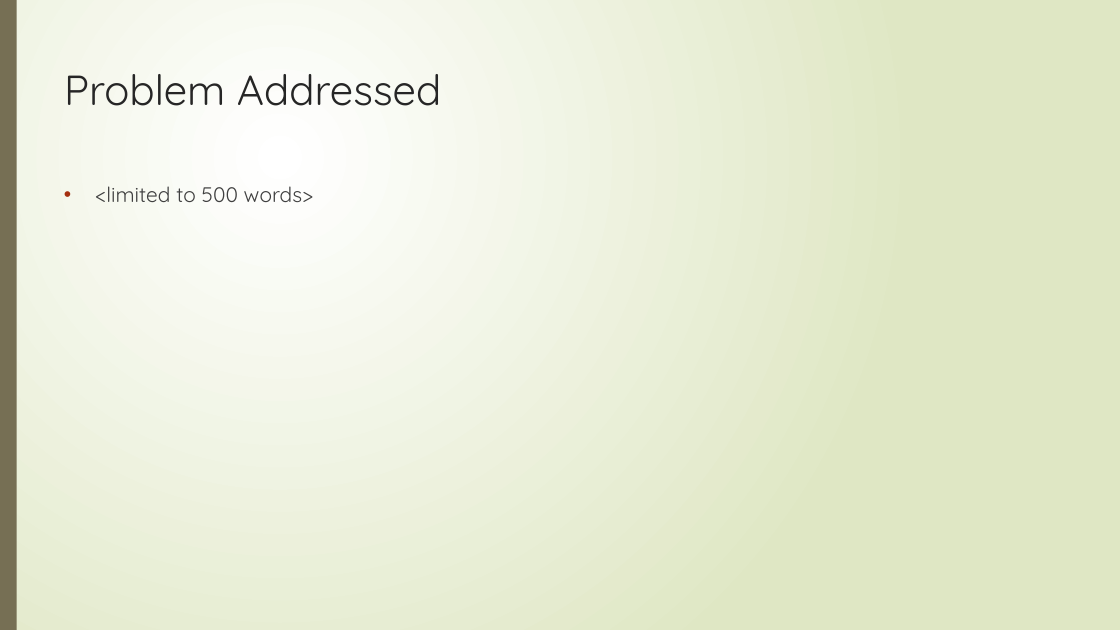
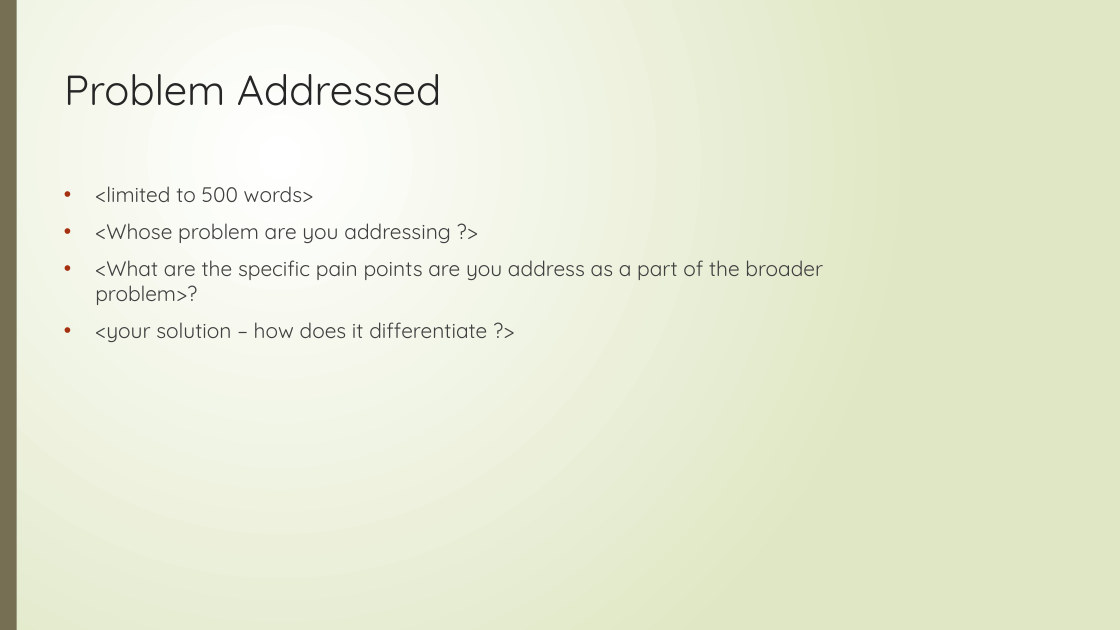
Before and after one commit to IBMDevConnect/callforcodekerala, a slide deck: slide 2 of Hackathon Presentation Template - CFC Kerala.pptx. Drawn at 1120x630 pixels with LibreOffice and Linux fonts; fonts in the diff are those of the drawing. Boxes give left, top, right and bottom in pixels: in the first picture for what was removed or moved away, otherwise in the second. Text is boxed around its words. In the diff, an @@ line names an element or a change of style, - is before the commit and + after.

Commit message:
chnaged

```diff
--- a/Hackathon Presentation Template - CFC Kerala.pptx
+++ b/Hackathon Presentation Template - CFC Kerala.pptx
@@ text at (x1=95, y1=223, x2=823, y2=342): paragraphs added @@
+• <Whose problem are you addressing ?>
+• <What are the specific pain points are you address as a part of the broader problem>?
+• <your solution – how does it differentiate ?>
```
